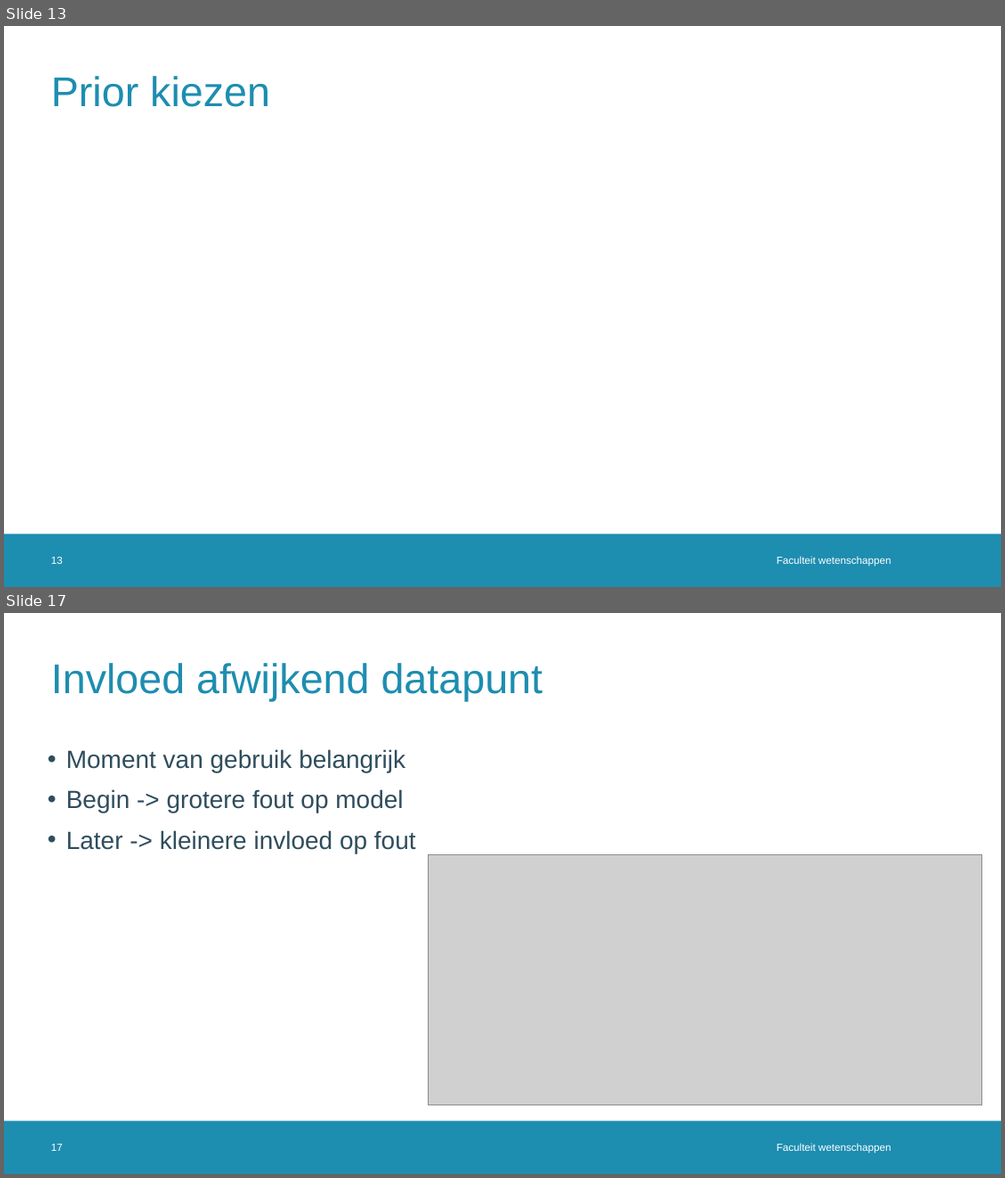
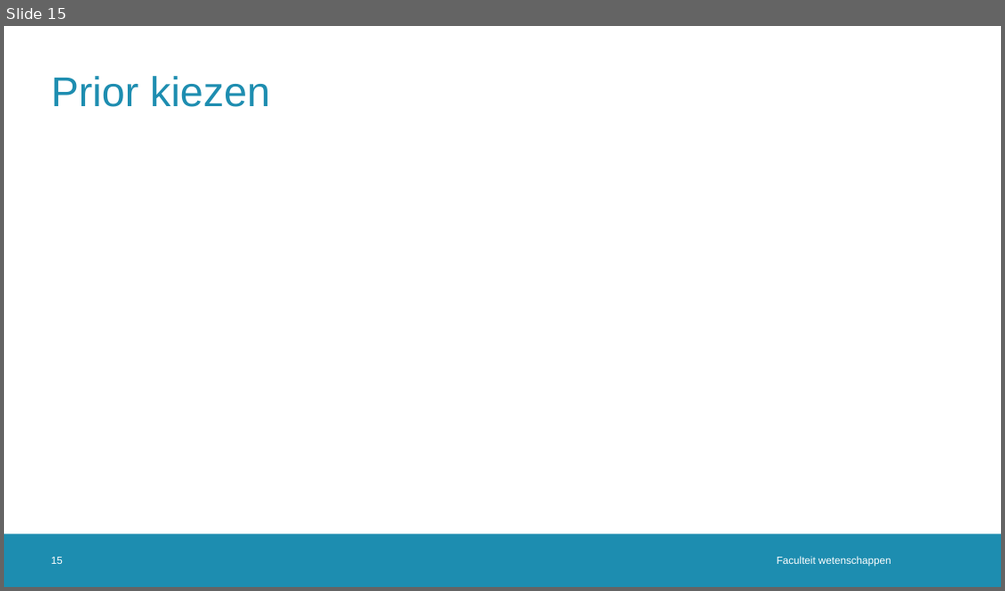
Before and after one commit to JoppeDJ/BachelorProef, a slide deck: Literatuurstudie/Literatuurstudie_ppt.pptx. Shown one above the other, each under a label of ours: slides 13 and 17 before the commit, slide 15 after it; the slides between them are not shown. The pictures are 1005x1178 and 1005x591 pixels, drawn with LibreOffice and Linux fonts; fonts in the diff are those of the drawing; grey boxes stand for pictures; background and template pictures are left out. Boxes give left, top, right and bottom in pixels: in the first picture for what was removed or moved away, otherwise in the second. Text is boxed around its words. In the diff, an @@ line names an element or a change of style, - is before the commit and + after.

```diff
--- a/Literatuurstudie/Literatuurstudie_ppt.pptx
+++ b/Literatuurstudie/Literatuurstudie_ppt.pptx
@@ slide 17 removed at (x1=4, y1=613, x2=1001, y2=1174), background #FFFFFF; not listed: 1 template element that a slide beside it also shows @@
@@ title removed at (x1=51, y1=663, x2=543, y2=701) @@
-Invloed afwijkend datapunt
@@ text removed at (x1=66, y1=749, x2=416, y2=853) @@
-• Moment van gebruik belangrijk
-• Begin -> grotere fout op model
-• Later -> kleinere invloed op fout
@@ picture removed at (x1=428, y1=854, x2=981, y2=1105) @@
@@ page number removed at (x1=51, y1=1143, x2=63, y2=1151) @@
-17
@@ text removed at (x1=777, y1=1143, x2=890, y2=1153) @@
-Faculteit wetenschappen
@@ what was slide 13 is now slide 15 @@
@@ page number at (x1=51, y1=556, x2=63, y2=564): text changed @@
-13
+15
```
Also in this commit, not shown: 7 slides changed, 2 slides added, 1 other file.
